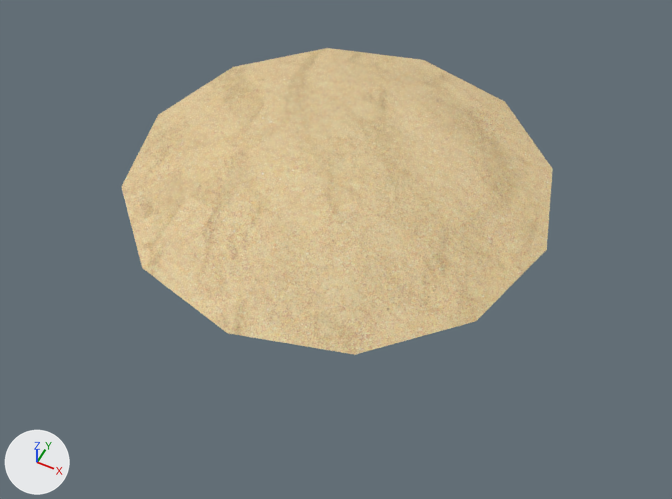
The OBJ model cg-2014/Assets/graphics/sand.obj, before and after one commit.
Camera for both pictures: a 50 mm camera at (47.2, -95.5, 102.2) aimed at (3.5, -8.1, -7.1). The axes (+X, +Y, +Z) are drawn at lower left. The lights are the same throughout. Where no turn or scale is listed for an object, it has been applied to the vertices.

Script lines for the objects in view, before the commit:
```python
me_sand = bpy.data.meshes.new('sand')
me_sand.from_pydata(...)  # 61 vertices, 108 faces; spans x -34.1..34.1, y -34.1..34.1, z 0.0..6.4
me_sand.materials.append(mat_material)
ob_sand = bpy.data.objects.new('sand', me_sand)
ob_sand.location = (0.0, 0.0, 0.0)
```
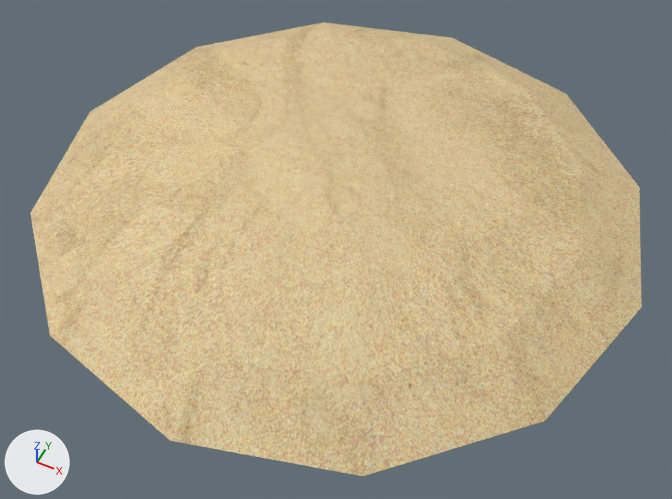
Pixel boxes (x1, y1, x2, y2) of what changed, in the pictures (672 x 499 px):
'sand', reshaped (42% wider, 48% taller): before (121, 48, 553, 355); after (30, 22, 642, 476)

The change, as a list of edits to the scene's bpy script:
```text
Change me_sand:
    used by ob_sand; location = (0.0, 0.0, 0.0)
    remove me_sand.from_pydata(...)  # 61 vertices, 108 faces; spans x -34.1..34.1, y -34.1..34.1, z 0.0..6.4
    add me_sand.from_pydata(...)  # 61 vertices, 108 faces; spans x -49.3..49.3, y -49.3..49.3, z -5.0..6.4
    me_sand part 1
    3 vertices are removed from x -17.0..24.2, y -22.5..29.5, z 0.0..3.8
    41 faces are deleted
    33 vertices move from x -34.1..34.1, y -34.1..34.1, z 0.0..3.8 to x -49.3..49.3, y -49.3..49.3, z -5.0..3.8
    3 vertices are added at (-19.3, 33.5, 0.5), (25.8, 0.0, 3.8), (38.6, 0.0, 0.5)
    41 new faces join them
```
